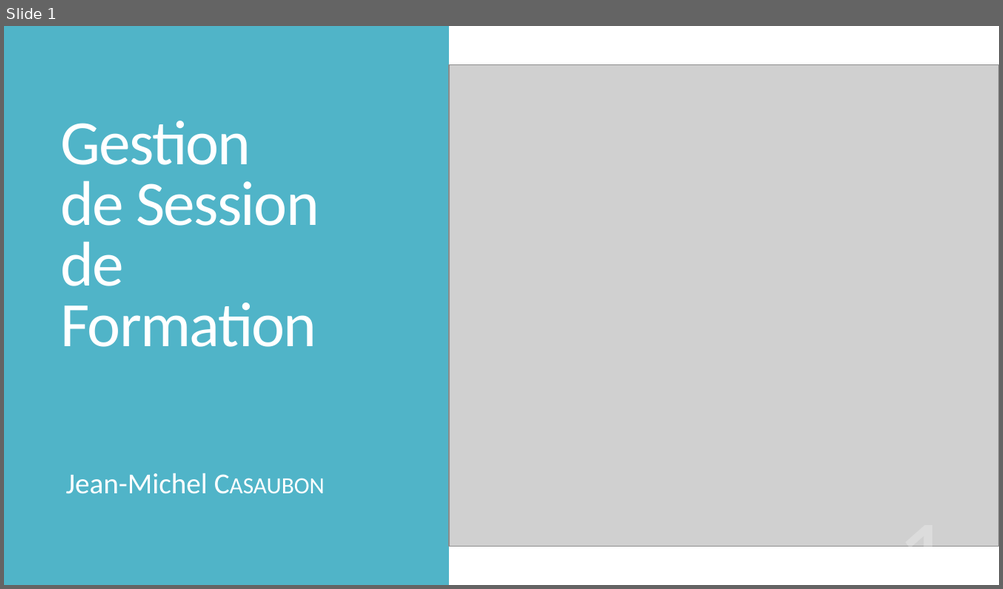
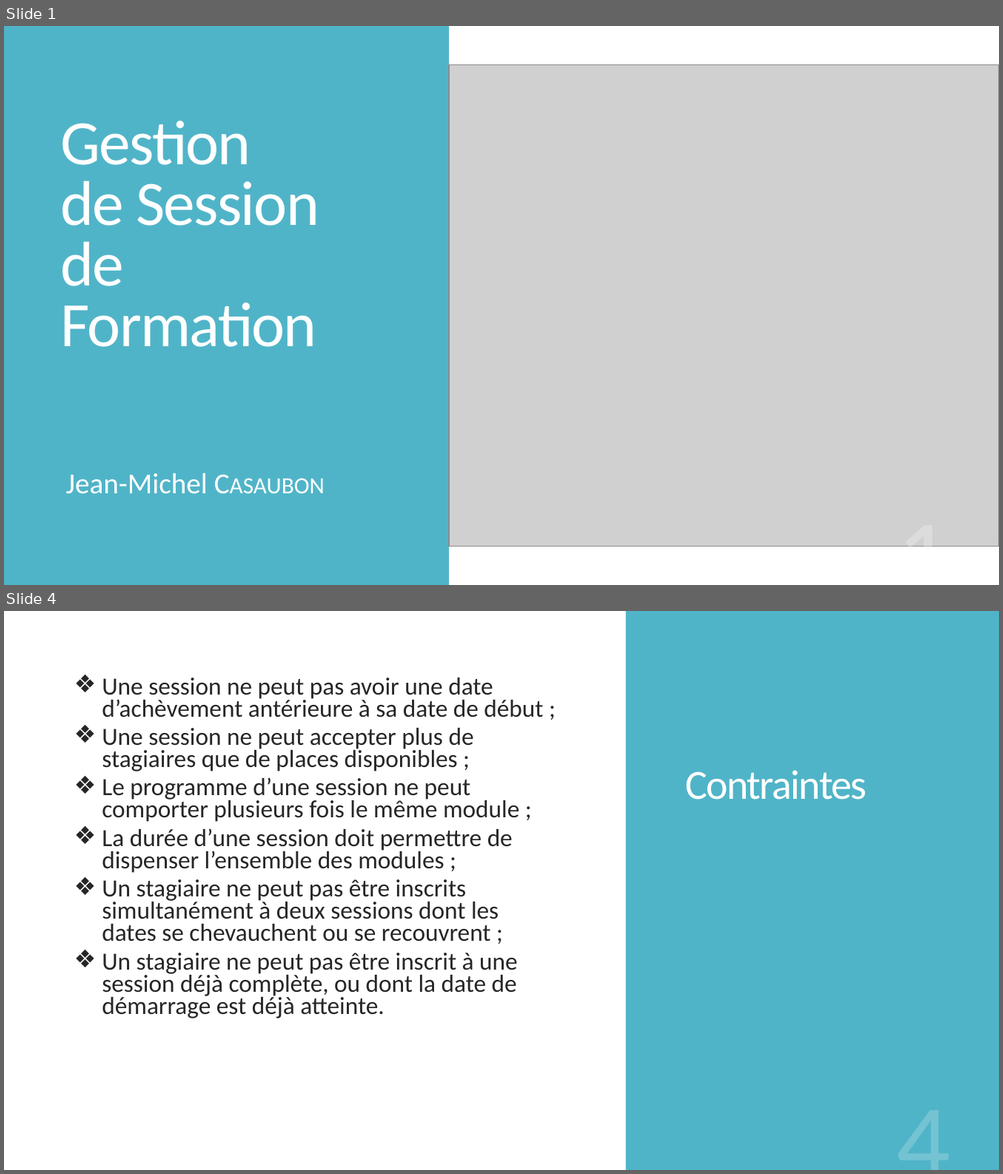
Before and after one commit to jmcasaubon/ProjGestSessForm, a slide deck: design/Présentation GSF.pptx. Shown one above the other, each under a label of ours: slide 1 before the commit, slides 1 and 4 after it; the slides between them are not shown. The pictures are 1003x589 and 1003x1174 pixels, drawn with LibreOffice and Linux fonts; fonts in the diff are those of the drawing; grey boxes stand for pictures. Boxes give left, top, right and bottom in pixels: in the first picture for what was removed or moved away, otherwise in the second. Text is boxed around its words. In the diff, an @@ line names an element or a change of style, - is before the commit and + after.

```diff
--- a/design/Présentation GSF.pptx
+++ b/design/Présentation GSF.pptx
@@ slide 4 added at (4, 611, 999, 1170), background #FFFFFF @@
@@ rectangle added at (626, 611, 999, 1170), fill #50B4C8 @@
@@ text added at (102, 678, 543, 1019), 23.8 pt, text #262626 @@
+  ❖ Une session ne peut pas avoir une date d’achèvement antérieure à sa date de début ;
+  ❖ Une session ne peut accepter plus de stagiaires que de places disponibles ;
+  ❖ Le programme d’une session ne peut comporter plusieurs fois le même module ;
+  ❖ La durée d’une session doit permettre de dispenser l’ensemble des modules ;
+  ❖ Un stagiaire ne peut pas être inscrits simultanément à deux sessions dont les dates se chevauchent ou se recouvrent ;
+  ❖ Un stagiaire ne peut pas être inscrit à une session déjà complète, ou dont la date de démarrage est déjà atteinte.
@@ title added at (686, 770, 867, 800), 40 pt, text #FFFFFF @@
+Contraintes
@@ page number added at (719, 1091, 958, 1170), 103 pt, text #FFFFFF at 20% opacity @@
+4
```
Also in this commit, not shown: 3 slides changed, 22 other slides added, 3 other files.
